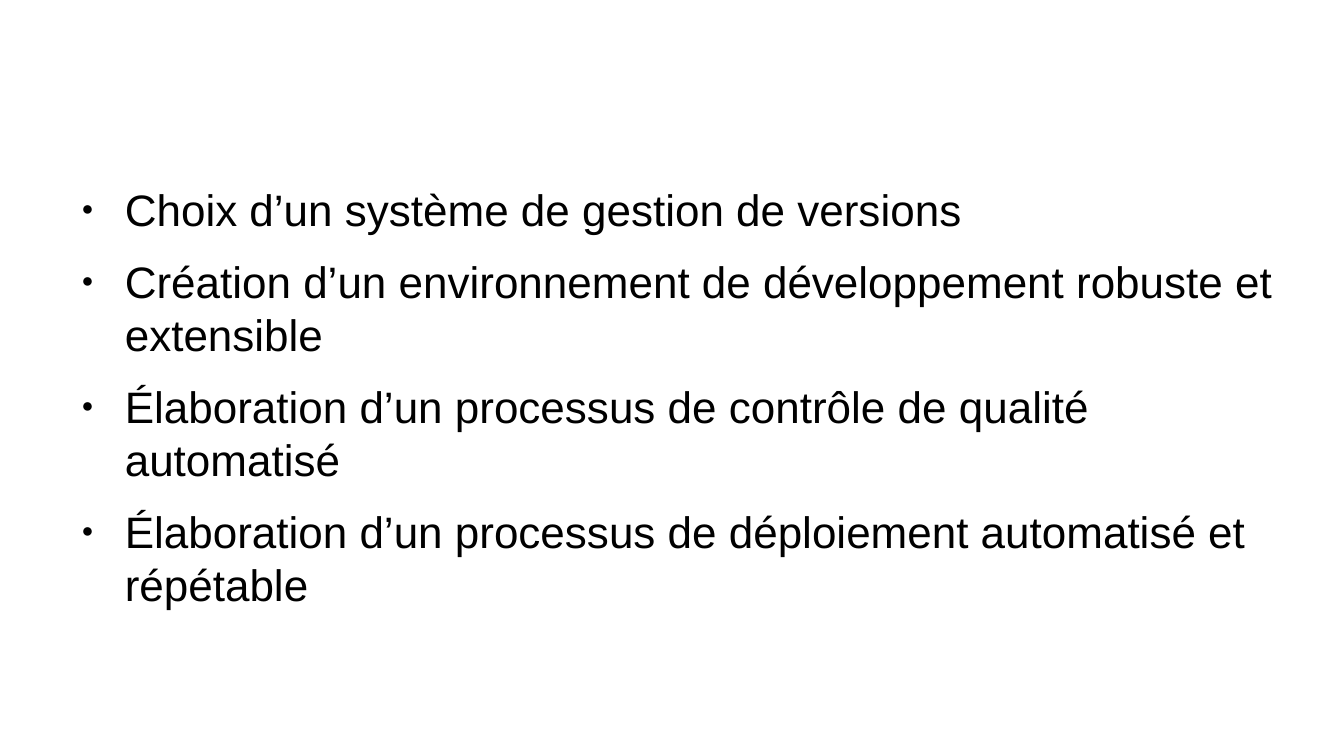
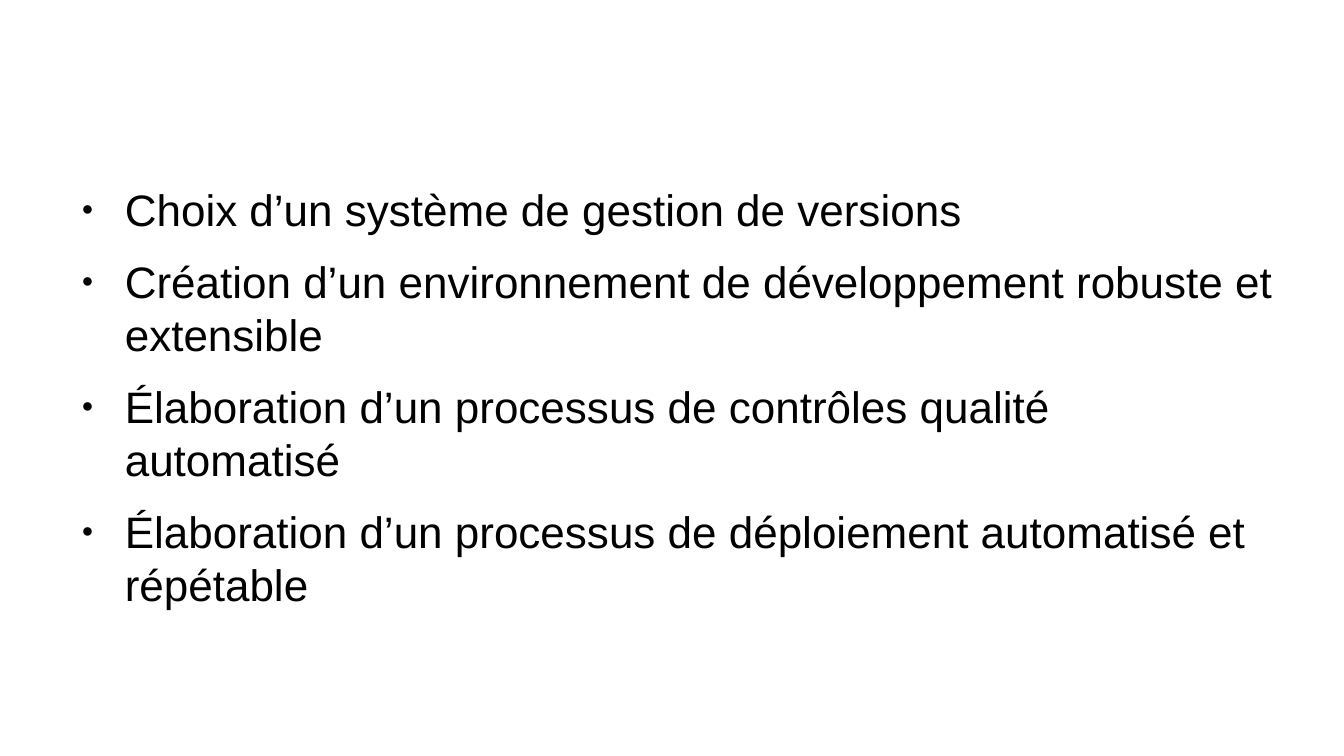
Before and after one commit to remipassmoilesel/ci-cd-plan, a slide deck: slide 3 of ci-cd-plan.odp. Drawn at 1344x756 pixels with LibreOffice and Linux fonts; fonts in the diff are those of the drawing; background and template pictures are left out. Boxes give left, top, right and bottom in pixels: in the first picture for what was removed or moved away, otherwise in the second. Text is boxed around its words. In the diff, an @@ line names an element or a change of style, - is before the commit and + after.

```diff
--- a/ci-cd-plan.odp
+++ b/ci-cd-plan.odp
@@ text at bbox=[125, 388, 1050, 477]: text changed @@
-● Élaboration d’un processus de contrôle de qualité automatisé
+● Élaboration d’un processus de contrôles qualité automatisé
```
Also in this commit, not shown: 3 other slides changed, 2 slides added.
